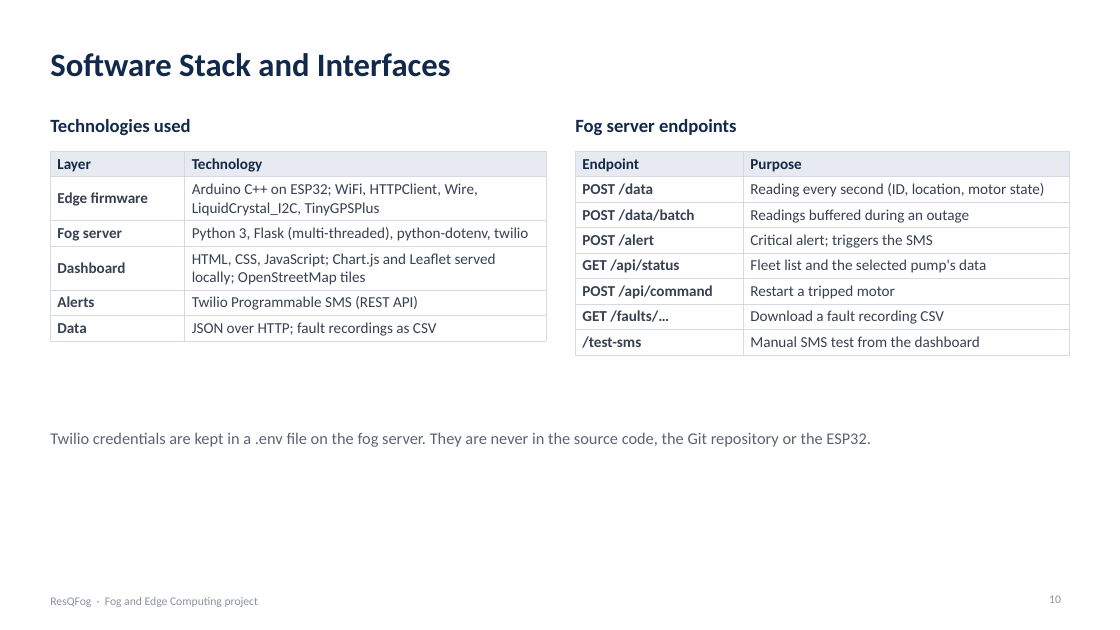
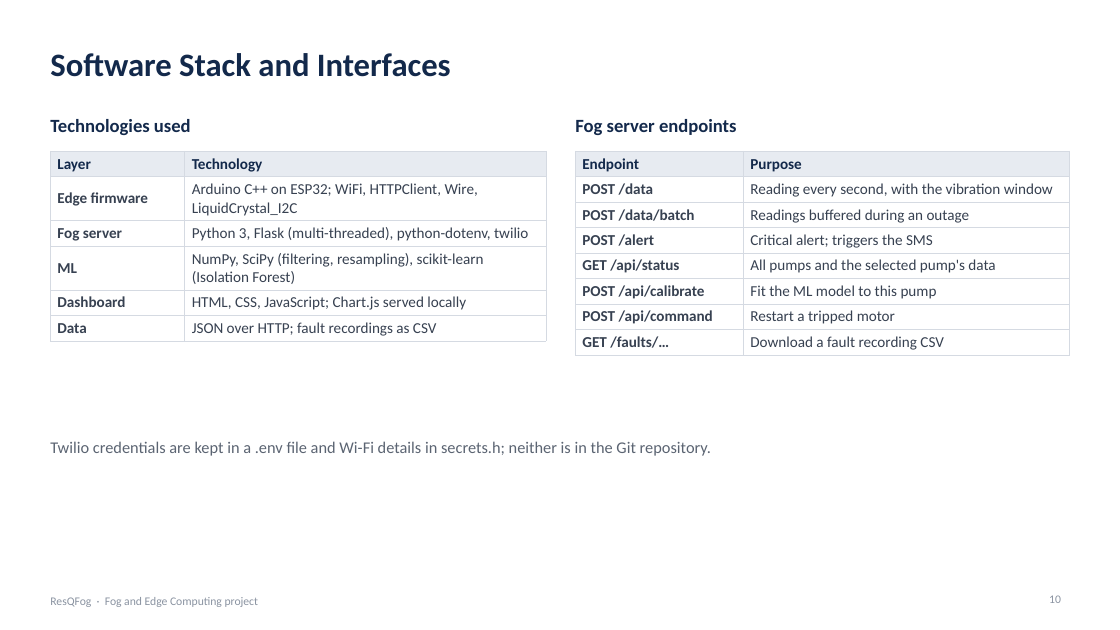
Before and after one commit to Arush-O7/ResQFog, a slide deck: slide 10 of docs/ResQFog_Final_Presentation.pptx. Drawn at 1120x630 pixels with LibreOffice and Linux fonts; fonts in the diff are those of the drawing. Boxes give left, top, right and bottom in pixels: in the first picture for what was removed or moved away, otherwise in the second. Text is boxed around its words. In the diff, an @@ line names an element or a change of style, - is before the commit and + after.

```diff
--- a/docs/ResQFog_Final_Presentation.pptx
+++ b/docs/ResQFog_Final_Presentation.pptx
@@ table at (x1=50, y1=151, x2=546, y2=340) @@
-row 2, column 2: Arduino C++ on ESP32; WiFi, HTTPClient, Wire, LiquidCrystal_I2C, TinyGPSPlus
+row 2, column 2: Arduino C++ on ESP32; WiFi, HTTPClient, Wire, LiquidCrystal_I2C
-row 4, column 1: Dashboard
+row 4, column 1: ML
-row 4, column 2: HTML, CSS, JavaScript; Chart.js and Leaflet served locally; OpenStreetMap tiles
+row 4, column 2: NumPy, SciPy (filtering, resampling), scikit-learn (Isolation Forest)
-row 5, column 1: Alerts
+row 5, column 1: Dashboard
-row 5, column 2: Twilio Programmable SMS (REST API)
+row 5, column 2: HTML, CSS, JavaScript; Chart.js served locally
@@ table at (x1=576, y1=151, x2=1070, y2=354) @@
-row 2, column 2: Reading every second (ID, location, motor state)
+row 2, column 2: Reading every second, with the vibration window
-row 5: GET /api/status | Fleet list and the selected pump's data
+row 5: GET /api/status | All pumps and the selected pump's data
+row 6: POST /api/calibrate | Fit the ML model to this pump
-row 8: /test-sms | Manual SMS test from the dashboard
@@ text at (x1=50, y1=441, x2=711, y2=456): text changed @@
-Twilio credentials are kept in a .env file on the fog server. They are never in the source code, the Git repository or the ESP32.
+Twilio credentials are kept in a .env file and Wi-Fi details in secrets.h; neither is in the Git repository.
```
Also in this commit, not shown: 14 other slides changed, 6 slides added, 9 slides removed, 7 other files.
